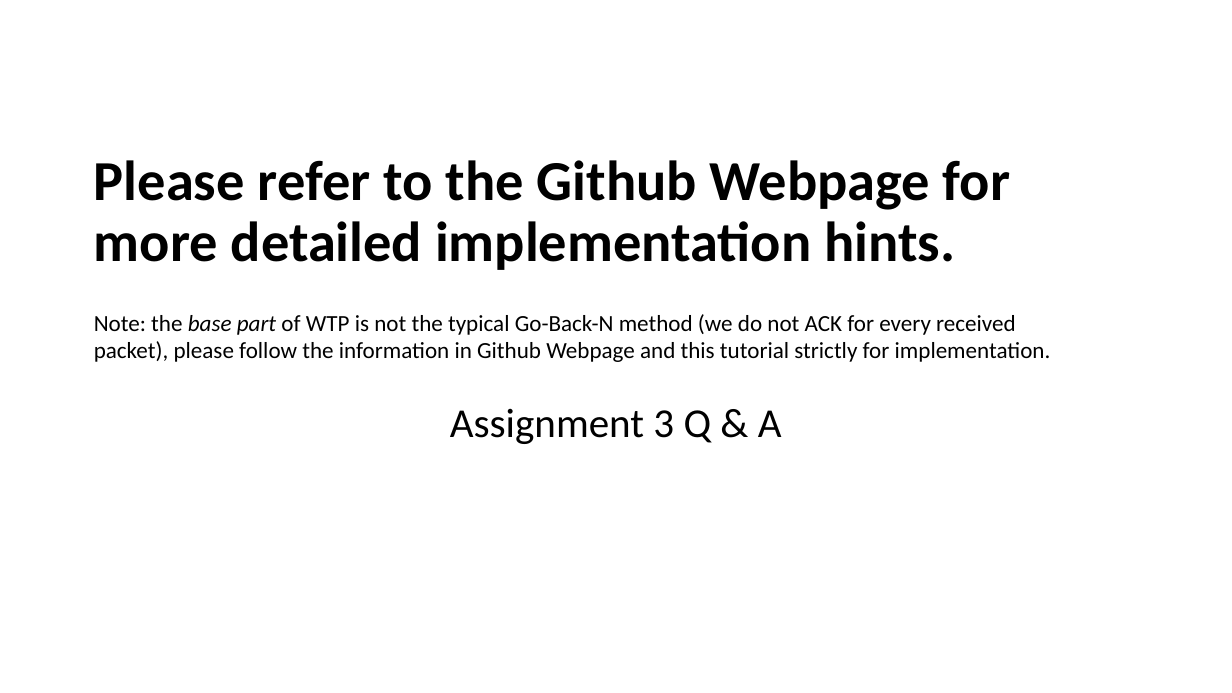
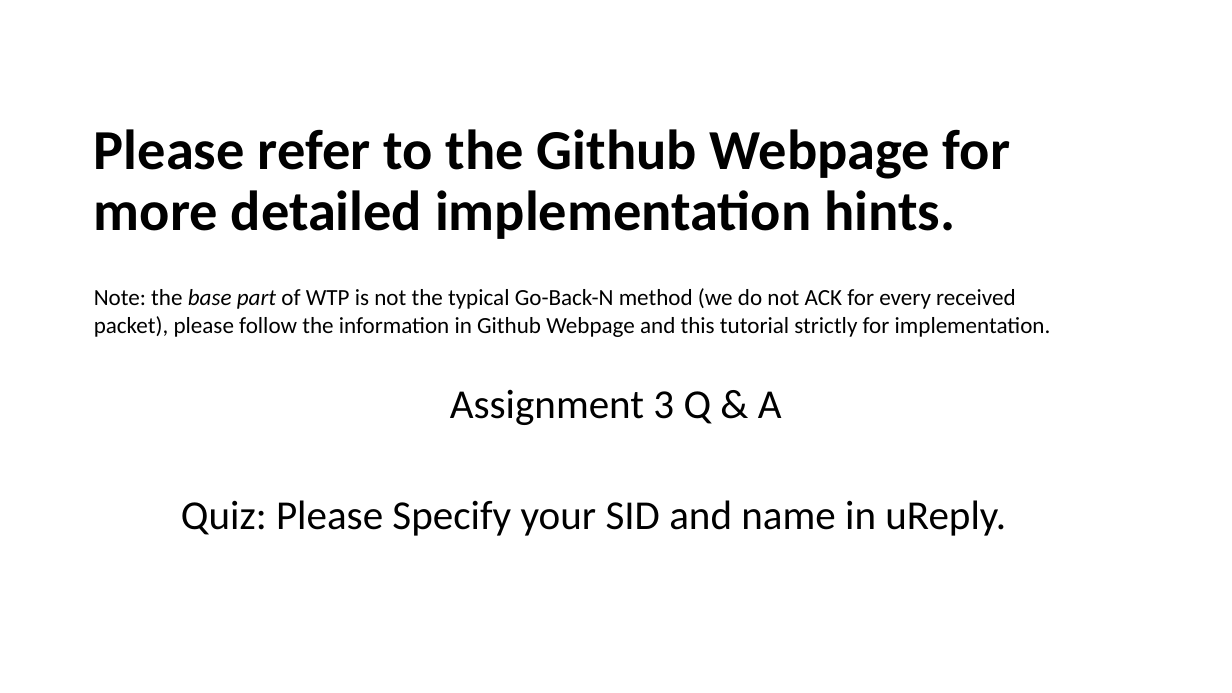
Before and after one commit to henryhxu/CSCI4430-ESTR4120, a slide deck: slide 13 of tutorial/T10/tut10.pptx. Drawn at 1232x693 pixels with LibreOffice and Linux fonts; fonts in the diff are those of the drawing. Boxes give left, top, right and bottom in pixels: in the first picture for what was removed or moved away, otherwise in the second. Text is boxed around its words. In the diff, an @@ line names an element or a change of style, - is before the commit and + after.

Commit message:
update tut10 quiz

```diff
--- a/tutorial/T10/tut10.pptx
+++ b/tutorial/T10/tut10.pptx
@@ text "Please refer to the Github ...": place and size @@
-text "Please refer to the Github ..." at (94,160,1010,270)
+text "Please refer to the Github ..." at (94,129,1010,239)
@@ text "Note: the base part of ...": place and size @@
-text "Note: the base part of ..." at (94,314,1051,362)
+text "Note: the base part of ..." at (94,288,1051,337)
@@ title "Assignment 3 Q & A": place and size @@
-title "Assignment 3 Q & A" at (450,408,782,444)
+title "Assignment 3 Q & A" at (450,389,782,425)
@@ text added at (181,500,1006,536), 32 pt, text #000000 @@
+Quiz: Please Specify your SID and name in uReply.
```
Also in this commit, not shown: 1 other slide changed.
